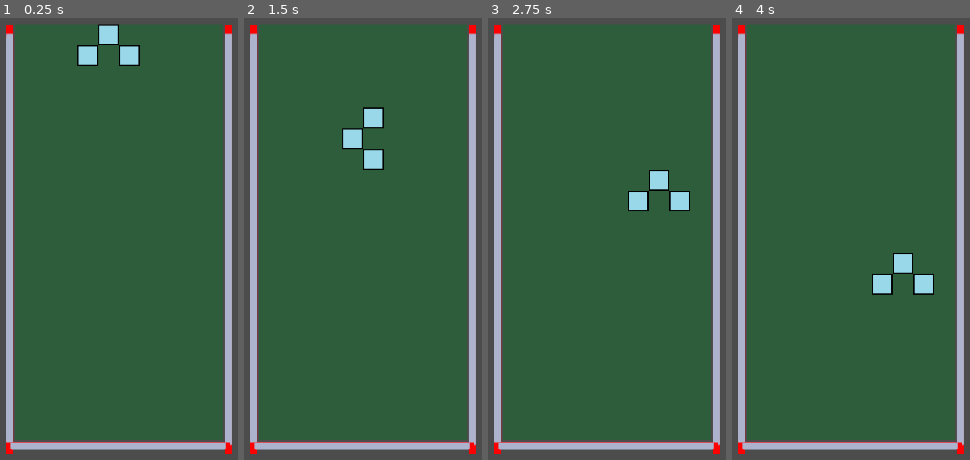
Above: before the commit, frames 1-4 (left to right).
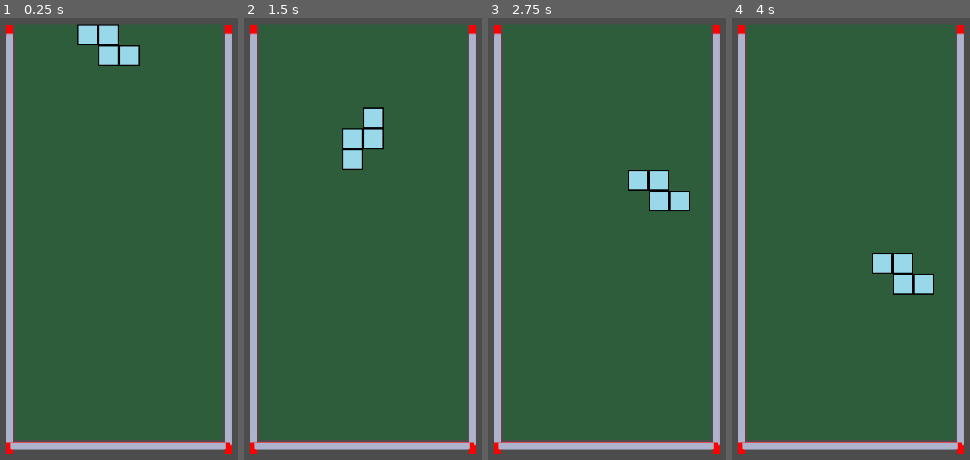
Above: after the commit, the same moments.

Repository: lmorgan42/Thesis
Game: Godot game, scene res://Main.tscn
The game is run twice, just before and just after one commit, with the same random seed, the same clock (stepped at 60 frames per second) and the same inputs.
Inputs:
- Up to frame 1 (0.25 s): no input
- Up to frame 2 (1.5 s): hold Right (move_block_right) 0.53-1.28 s; hold E (rotate_block_clockwise) 0.53-1.28 s; tap W (rotate_block_counterclockwise) at 0.8, 1.35 s; tap Enter at 1.25 s; hold Left (move_block_left) from 1.28 s (still down)
- Up to frame 3 (2.75 s): tap E (rotate_block_clockwise) at 1.55 s; release Left (move_block_left) at 2.03 s; hold Right (move_block_right) from 2.03 s (still down); hold E (rotate_block_clockwise) from 2.03 s (still down); tap W (rotate_block_counterclockwise) at 2.3 s
- Up to frame 4 (4 s): tap Space at 2.75 s; release E (rotate_block_clockwise) at 2.78 s; tap W (rotate_block_counterclockwise) at 2.85, 3.8 s; tap E (rotate_block_clockwise) at 3.05 s; release Right (move_block_right) at 3.53 s; hold Left (move_block_left) from 3.53 s (still down); hold E (rotate_block_clockwise) from 3.53 s (still down)

The runs differ from the first frame. In frame 1, 1.3% of the frame differs, in the area x 32-50%, y 1-11%; in frame 2, 1.3%; in frame 3, 1.2%; in frame 4, 1.2%.

Commit message:
added random block creation

Diff:
--- /dev/null
+++ b/BlockMaker.gd
@@ -0,0 +1,17 @@
+extends Node
+
+var possibleBlocks = [[[1],[1],[1],[1]],[[0,1],[0,1],[1,1]],[[1,0],[1,0],[1,1]],[[0,1,0],[1,1,1]],[[1,1],[1,1]],[[1,1,0],[0,1,1]],[[0,1,1],[1,1,0]]]
+var nimoOrder = []
+
+func init():
+	createNimoOrder()
+
+func getNextNimo():
+	if len(nimoOrder) == 0:
+		createNimoOrder()
+	return possibleBlocks[nimoOrder.pop_back()]
+
+func createNimoOrder():
+	for i in range(len(possibleBlocks)):
+		nimoOrder.append(i)
+	nimoOrder.shuffle()
--- /dev/null
+++ b/BlockMaker.tscn
@@ -0,0 +1,6 @@
+[gd_scene load_steps=2 format=2]
+
+[ext_resource path="res://BlockMaker.gd" type="Script" id=1]
+
+[node name="NimoMaker" type="Node"]
+script = ExtResource( 1 )
--- a/Main.gd
+++ b/Main.gd
@@ -3,34 +3,42 @@
 
 const NimoResource = preload("res://Nimo.tscn")
 const SuperNimoResource = preload("res://SuperNimo.tscn")
+const BlockMakerResource = preload("res://BlockMaker.tscn")
 
-var nimo
+var curNimo
+var holdNimo
+var nextNimos = []
+
 var superNimo
+var blockMaker
 
 func _ready():
-	createNimo([[0,1,0],[1,0,1]])
+	blockMaker = BlockMakerResource.instance()
+	self.add_child(blockMaker)
+	blockMaker.init()
+	createNimo(blockMaker.getNextNimo())
 	superNimo = SuperNimoResource.instance()
 	self.add_child(superNimo)
 	$Timer.start()
 
 func createNimo(nimoDesc):
-	nimo = NimoResource.instance()
-	nimo.init(self, $PlaySpace.getOrigin(), nimoDesc)
-	self.add_child(nimo)
+	curNimo = NimoResource.instance()
+	curNimo.init(self, $PlaySpace.getOrigin(), nimoDesc)
+	self.add_child(curNimo)
 
 func _input(event):
 	if event.is_action_pressed("move_block_right"):
-		nimo.move(1,0)
+		curNimo.move(1,0)
 	elif event.is_action_pressed("move_block_left"):
-		nimo.move(-1,0)
+		curNimo.move(-1,0)
 	elif event.is_action_pressed("rotate_block_clockwise"):
-		nimo.rotate(1)
+		curNimo.rotate(1)
 	elif event.is_action_pressed("rotate_block_counterclockwise"):
-		nimo.rotate(-1)
+		curNimo.rotate(-1)
 
 
 func _on_Timer_timeout():
-	if not nimo.move(0,1):
-		nimo.submitToSuperNimo()
-		nimo.queue_free()
-		createNimo([[0,1,0],[1,0,1]])
+	if not curNimo.move(0,1):
+		curNimo.submitToSuperNimo()
+		curNimo.queue_free()
+		createNimo(blockMaker.getNextNimo())
